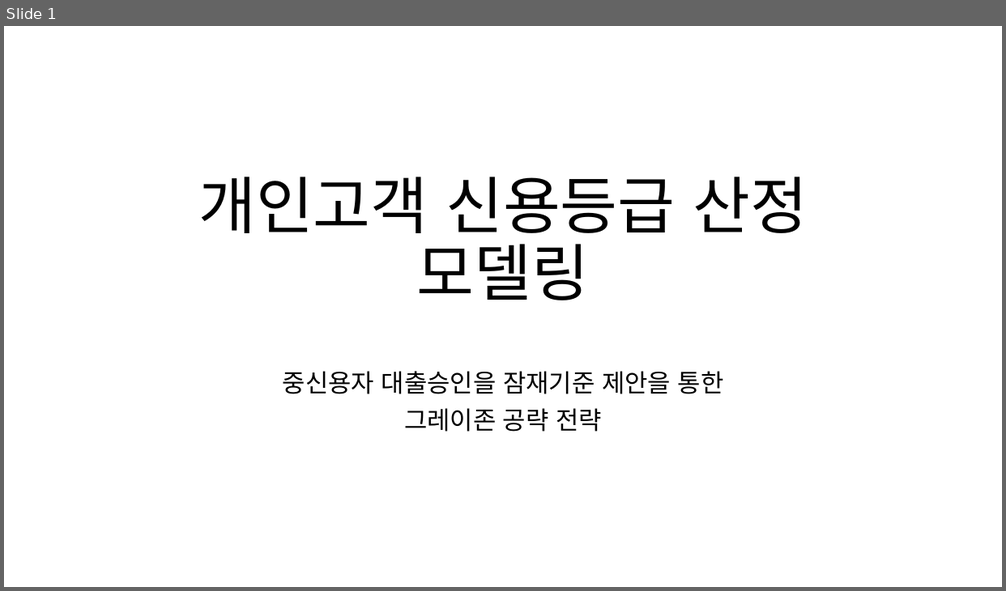
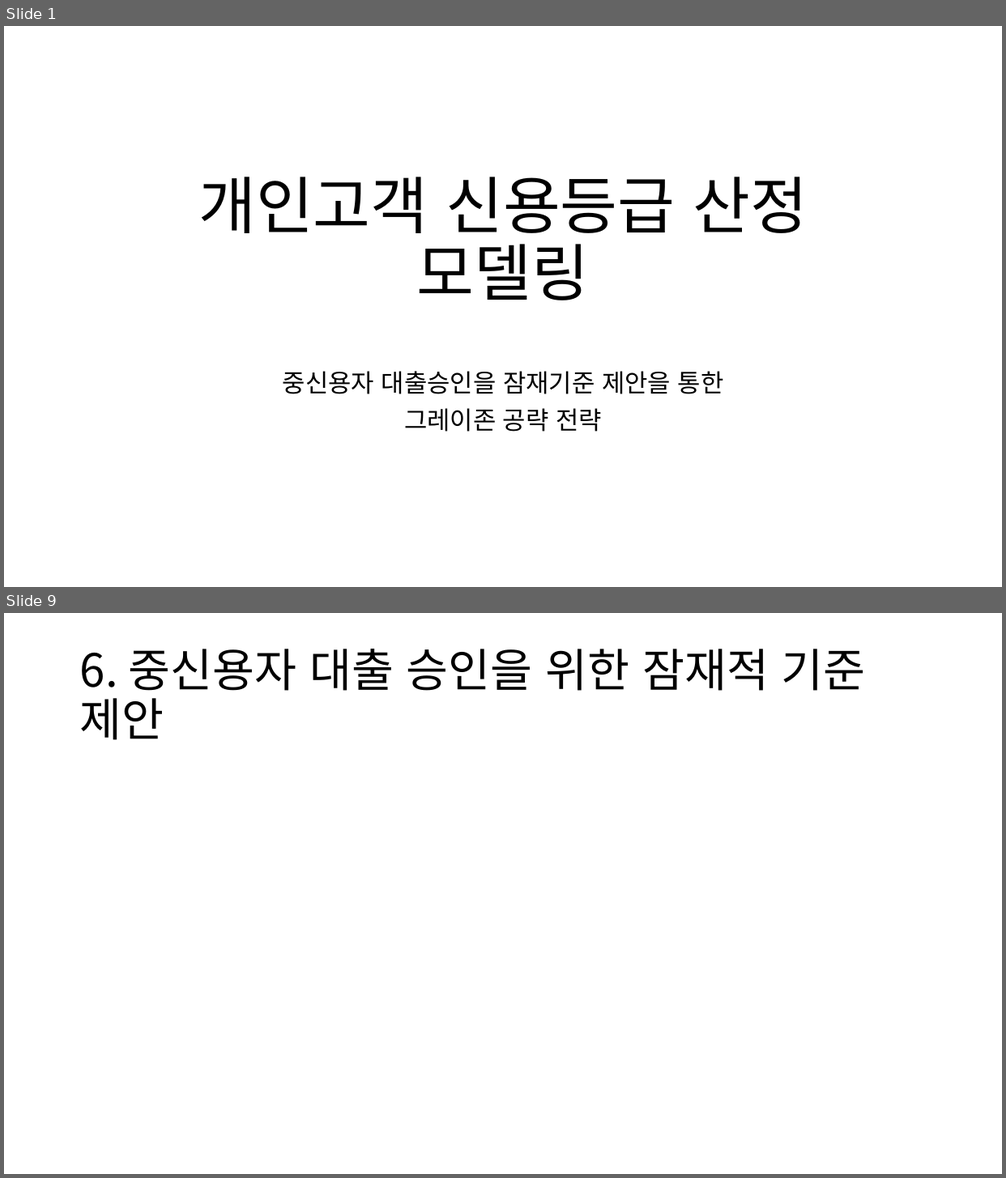
Before and after one commit to HANARONE/dh01, a slide deck: 개인고객 신용등급 산정 모델링.pptx. Shown one above the other, each under a label of ours: slide 1 before the commit, slides 1 and 9 after it; the slides between them are not shown. The pictures are 1006x591 and 1006x1178 pixels, drawn with LibreOffice and Linux fonts; fonts in the diff are those of the drawing. Boxes give left, top, right and bottom in pixels: in the first picture for what was removed or moved away, otherwise in the second. Text is boxed around its words. In the diff, an @@ line names an element or a change of style, - is before the commit and + after.

```diff
--- a/개인고객 신용등급 산정 모델링.pptx
+++ b/개인고객 신용등급 산정 모델링.pptx
@@ slide 9 added at [4, 613, 1002, 1174], background #FFFFFF @@
@@ title added at [80, 649, 866, 740], 44 pt, text #000000 @@
+6. 중신용자 대출 승인을 위한 잠재적 기준 제안
```
Also in this commit, not shown: 1 slide changed, 5 other slides added, 2 slides removed.
